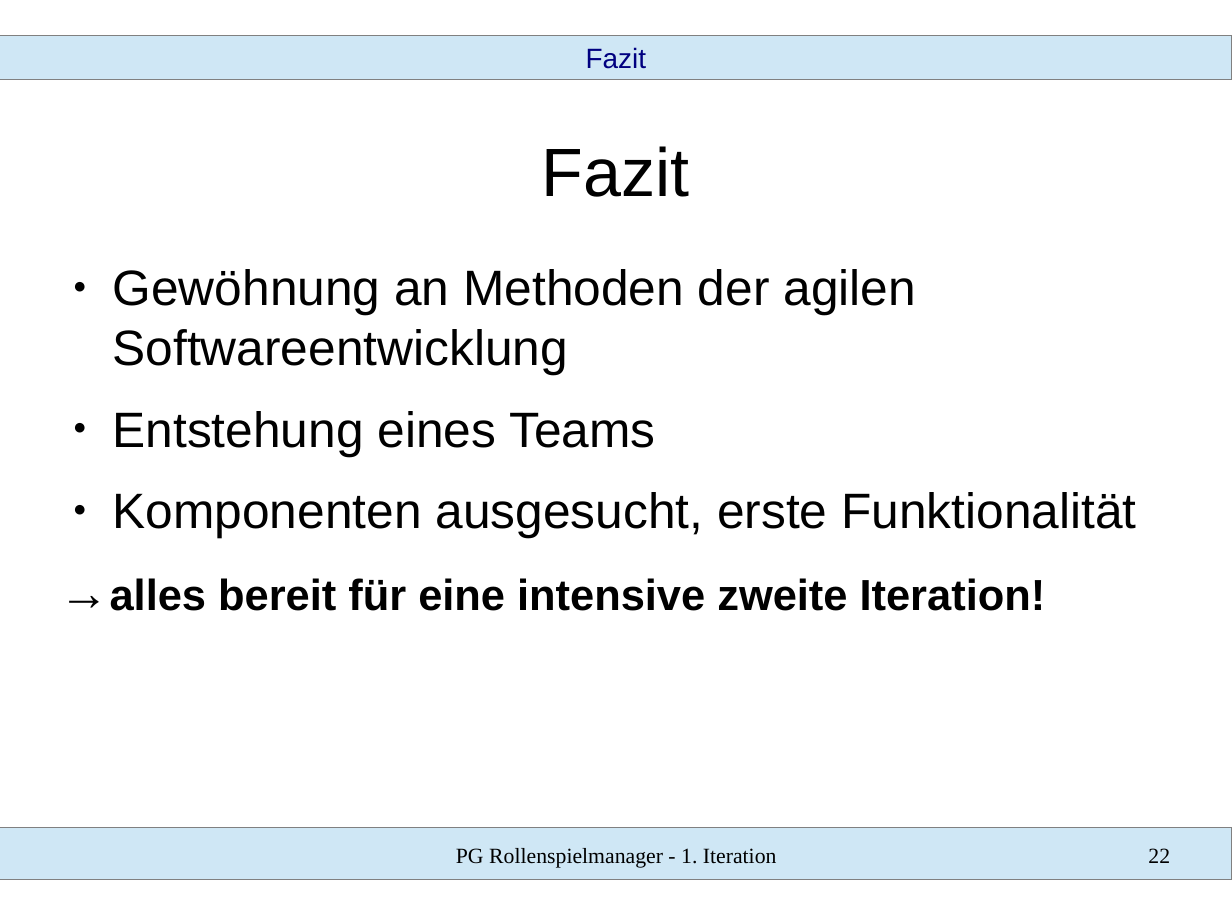
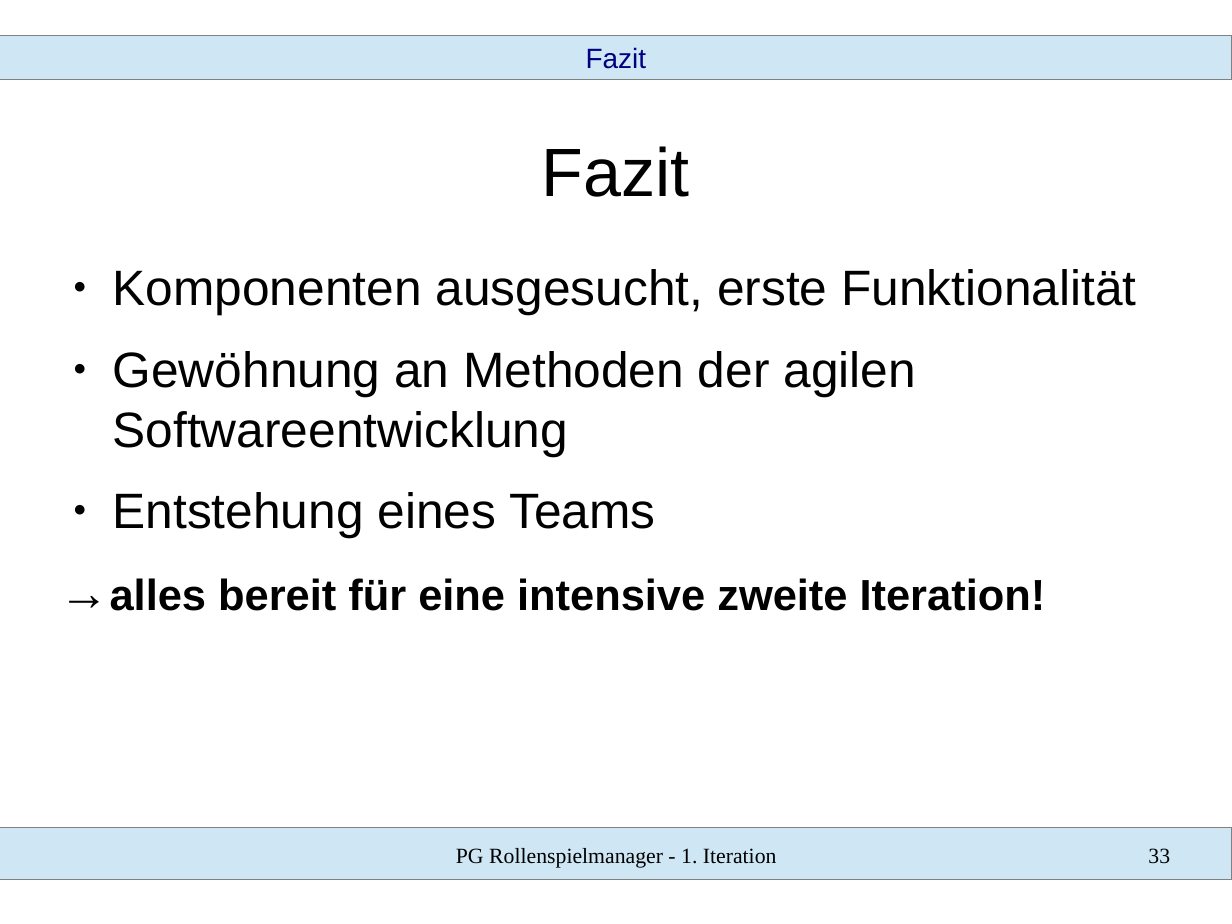
Before and after one commit to SWT-Projektgruppe-2015/Rollenspielmanager, a slide deck: slide 33 of Dokumente/01 Iteration/vortrag.odp (slide 22 before the commit). Drawn at 1232x924 pixels with LibreOffice and Linux fonts; fonts in the diff are those of the drawing. Boxes give left, top, right and bottom in pixels: in the first picture for what was removed or moved away, otherwise in the second. Text is boxed around its words. In the diff, an @@ line names an element or a change of style, - is before the commit and + after.

```diff
--- a/Dokumente/01 Iteration/vortrag.odp
+++ b/Dokumente/01 Iteration/vortrag.odp
@@ text at <box>113,269,1136,315</box>: paragraph added @@
+● Komponenten ausgesucht, erste Funktionalität
@@ text at <box>113,492,1136,538</box>: paragraph removed @@
-● Komponenten ausgesucht, erste Funktionalität
@@ page number at <box>1148,848,1170,864</box>: text changed @@
-22
+33
```
Also in this commit, not shown: 3 other slides changed, 11 slides added, 1 other file.
